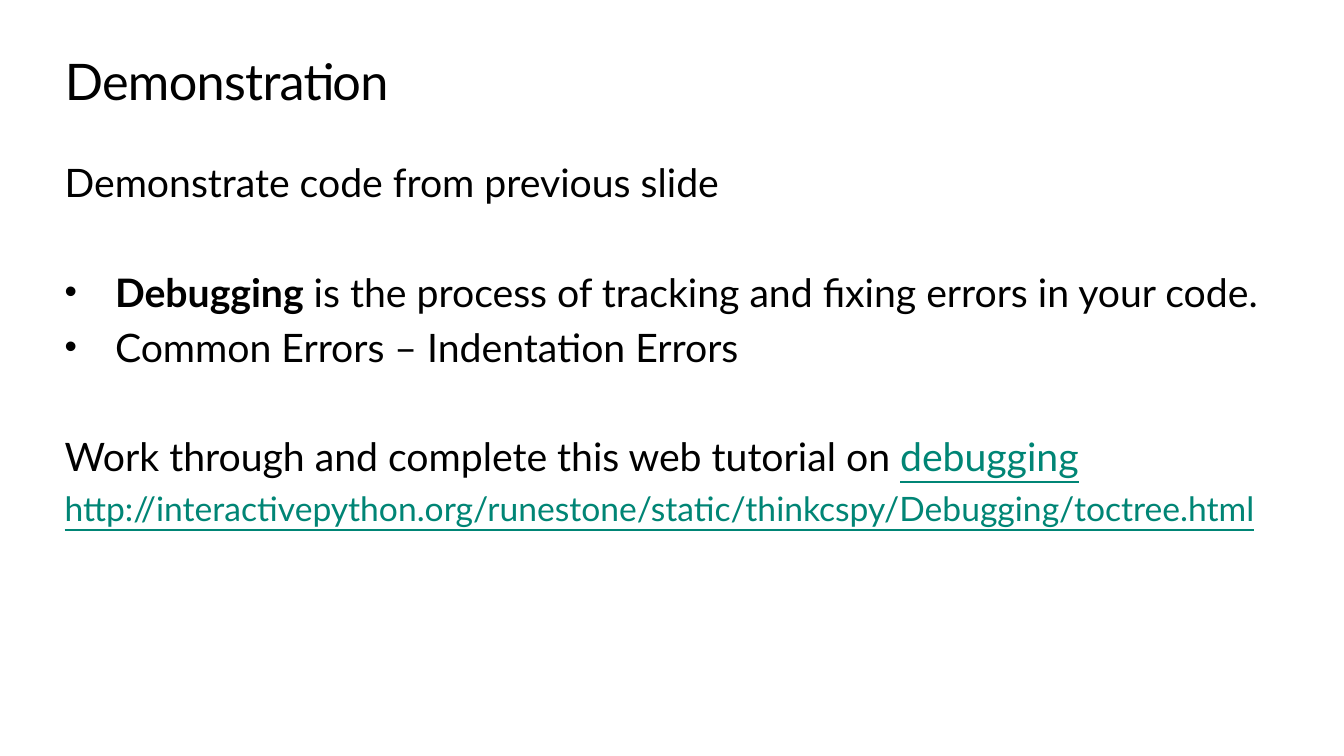
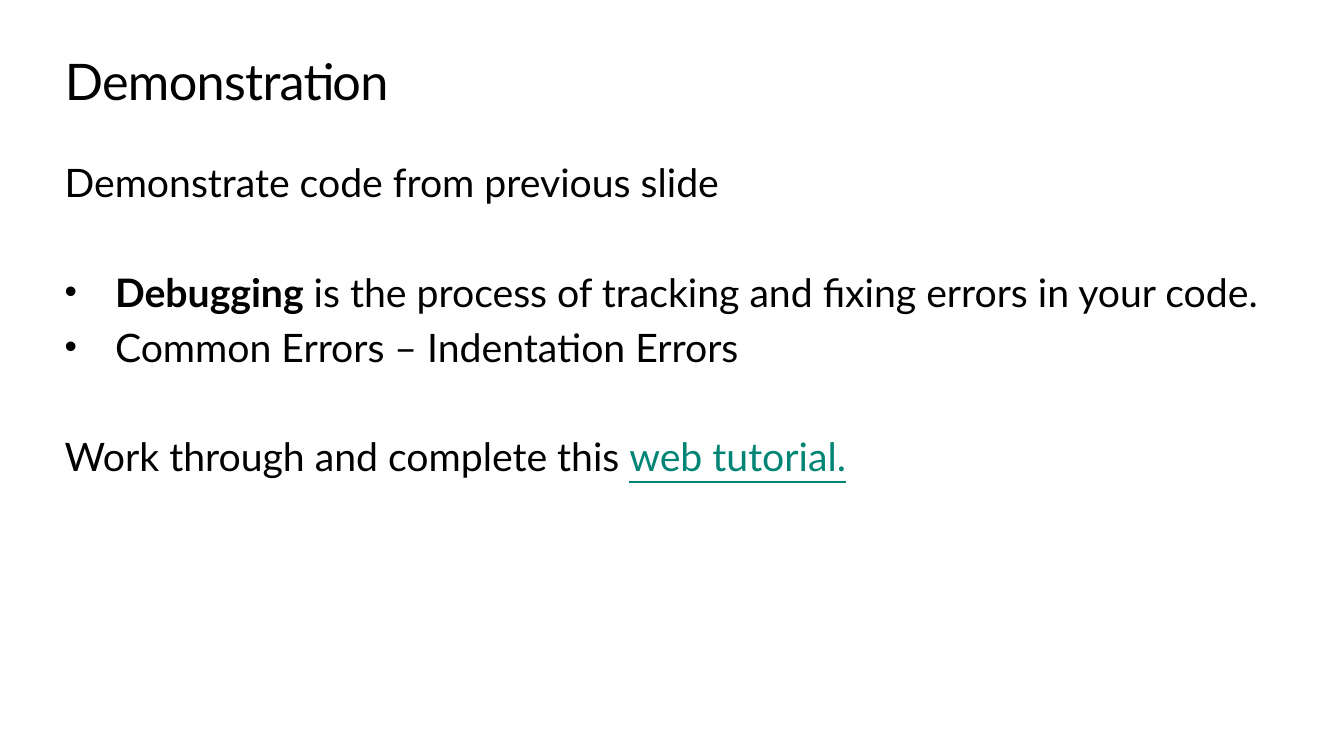
Before and after one commit to TEALSK12/2nd-semester-introduction-to-computer-science, a slide deck: slide 7 of docs/units/1_unit/slidedecks/Intro Python 1.05 TEALS.pptx. Drawn at 1344x756 pixels with LibreOffice and Linux fonts; fonts in the diff are those of the drawing; background and template pictures are left out. Boxes give left, top, right and bottom in pixels: in the first picture for what was removed or moved away, otherwise in the second. Text is boxed around its words. In the diff, an @@ line names an element or a change of style, - is before the commit and + after.

```diff
--- a/docs/units/1_unit/slidedecks/Intro Python 1.05 TEALS.pptx
+++ b/docs/units/1_unit/slidedecks/Intro Python 1.05 TEALS.pptx
@@ text at [65,442,846,478]: text changed; size 24 to 28 pt; text colour #008575 to #000000 @@
-Work through and complete this web tutorial on debugging
-http://interactivepython.org/runestone/static/thinkcspy/Debugging/toctree.html
+Work through and complete this web tutorial.
```
Also in this commit, not shown: 3 other files.
